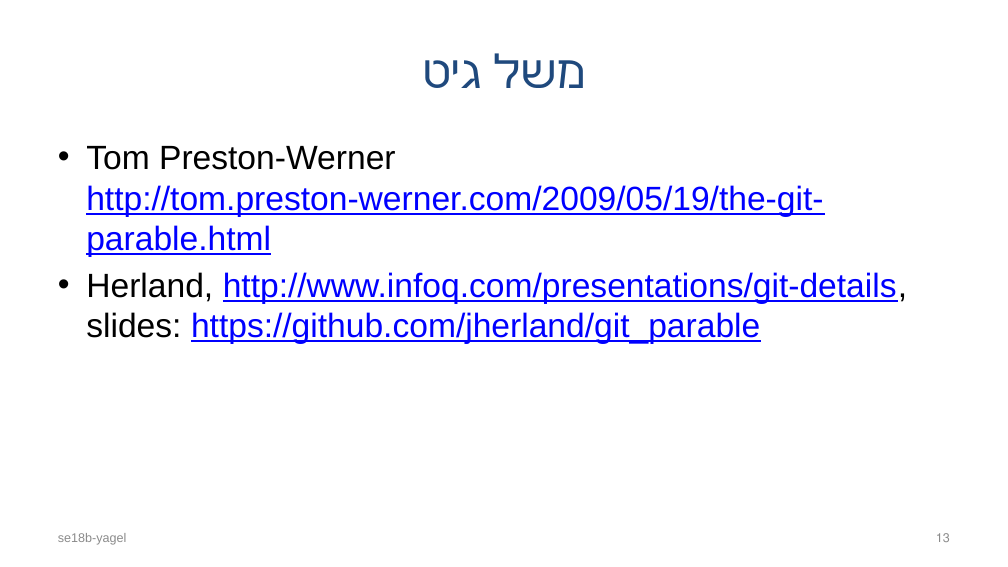
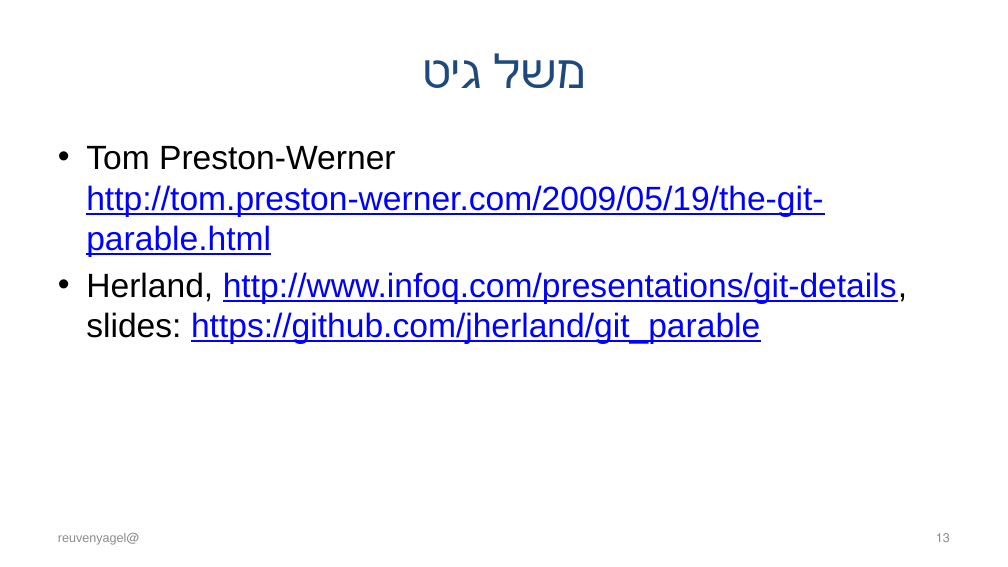
Before and after one commit to robi-y/presentations, a slide deck: slide 13 of HAC2021/VcsWithGitAndGithub.pptx. Drawn at 1008x567 pixels with LibreOffice and Linux fonts; fonts in the diff are those of the drawing. Boxes give left, top, right and bottom in pixels: in the first picture for what was removed or moved away, otherwise in the second. Text is boxed around its words. In the diff, an @@ line names an element or a change of style, - is before the commit and + after.

```diff
--- a/HAC2021/VcsWithGitAndGithub.pptx
+++ b/HAC2021/VcsWithGitAndGithub.pptx
@@ text at (58, 533, 127, 545): text changed @@
-se18b-yagel
+@reuvenyagel
```
Also in this commit, not shown: 5 other slides changed, 1 slide added, 1 other file.
